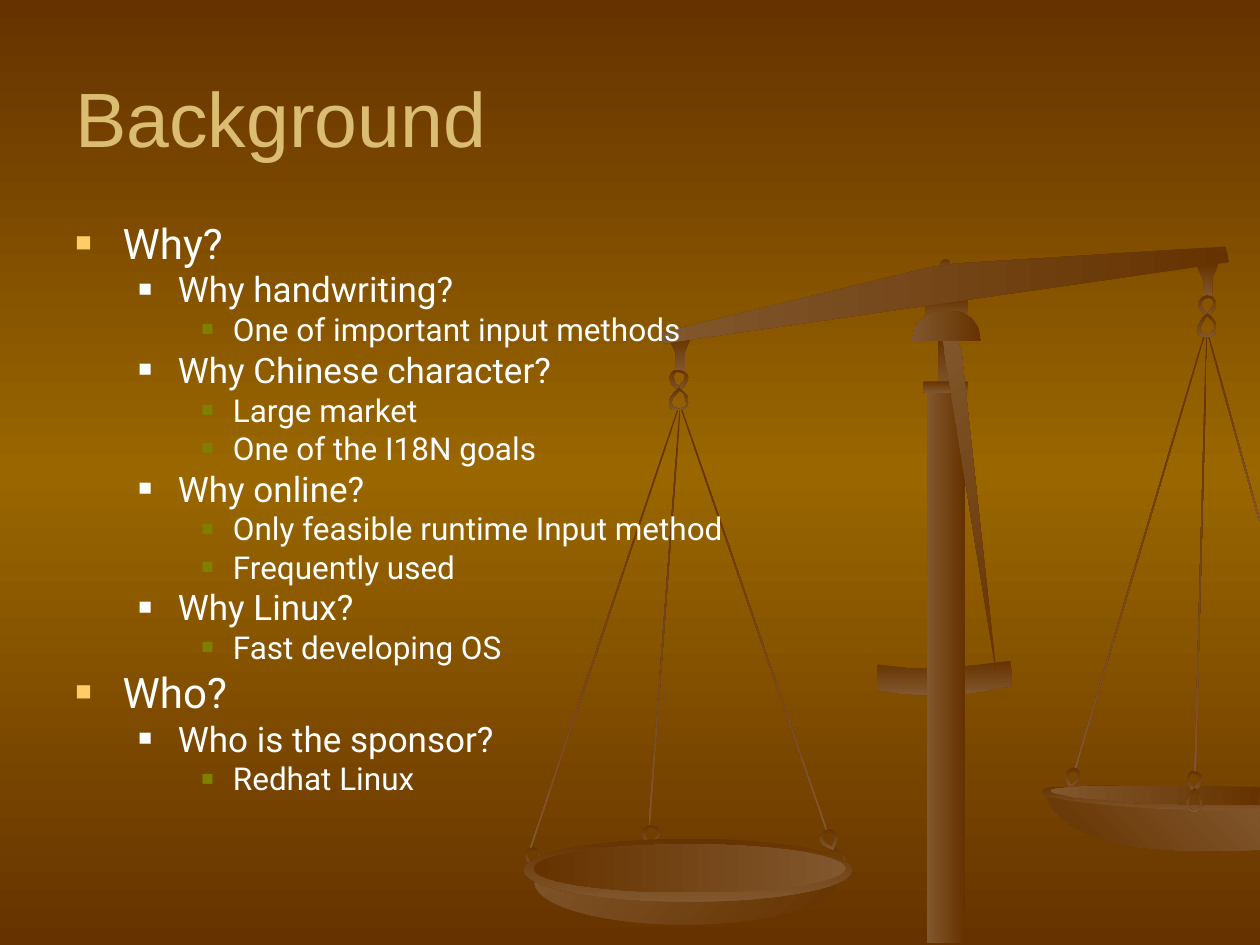
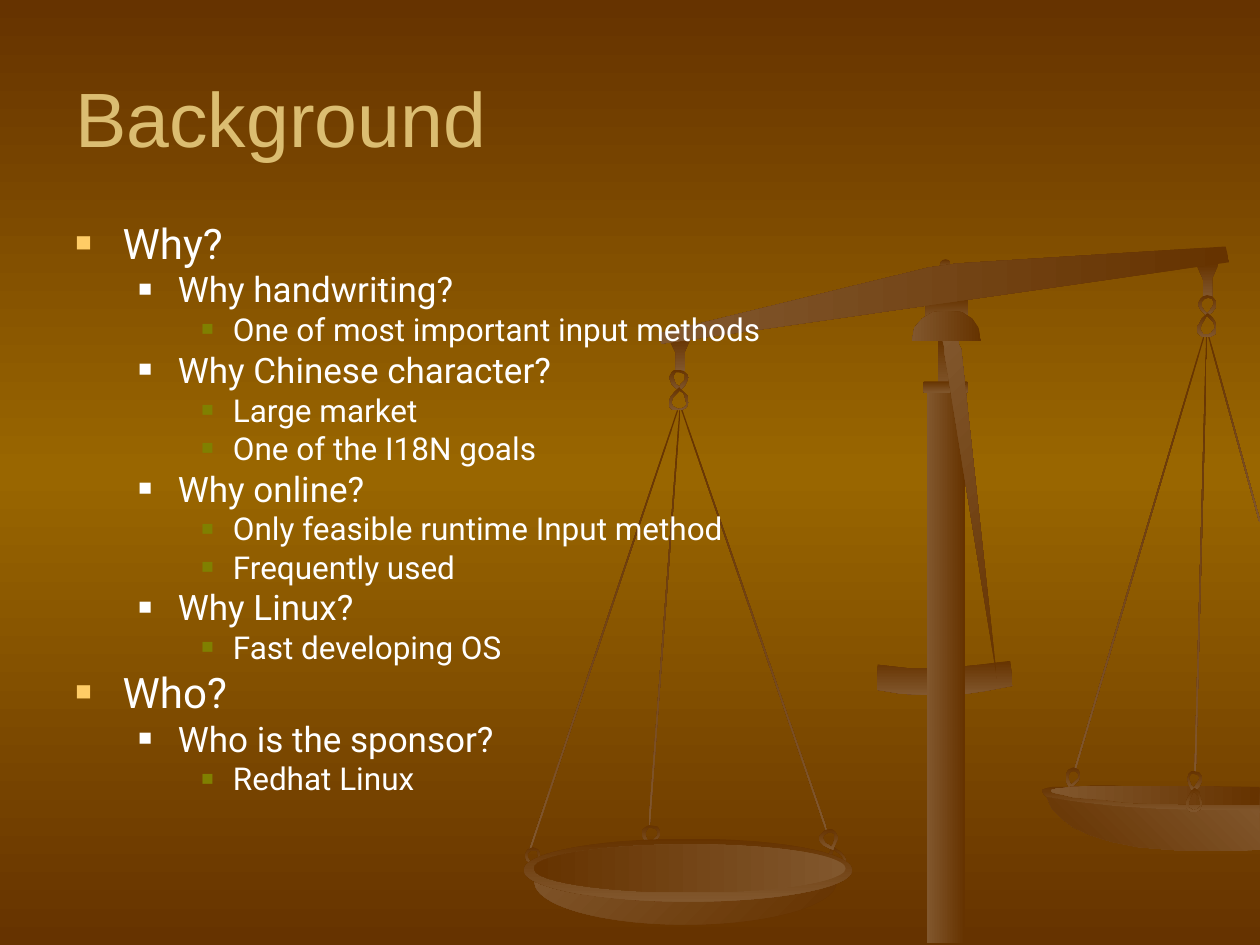
Before and after one commit to shaileshBhokare/honours, a slide deck: slide 3 of ITN100/Assignment/Presentation/presentation.ppt. Drawn at 1260x945 pixels with LibreOffice and Linux fonts; fonts in the diff are those of the drawing. Boxes give left, top, right and bottom in pixels: in the first picture for what was removed or moved away, otherwise in the second. Text is boxed around its words. In the diff, an @@ line names an element or a change of style, - is before the commit and + after.

```diff
--- a/ITN100/Assignment/Presentation/presentation.ppt
+++ b/ITN100/Assignment/Presentation/presentation.ppt
@@ text at (x1=233, y1=317, x2=760, y2=348): text changed @@
-    ■ One of important input methods
+    ■ One of most important input methods
```
Also in this commit, not shown: 3 other slides changed, 2 slides added, 3 slides removed, 1 other file.
